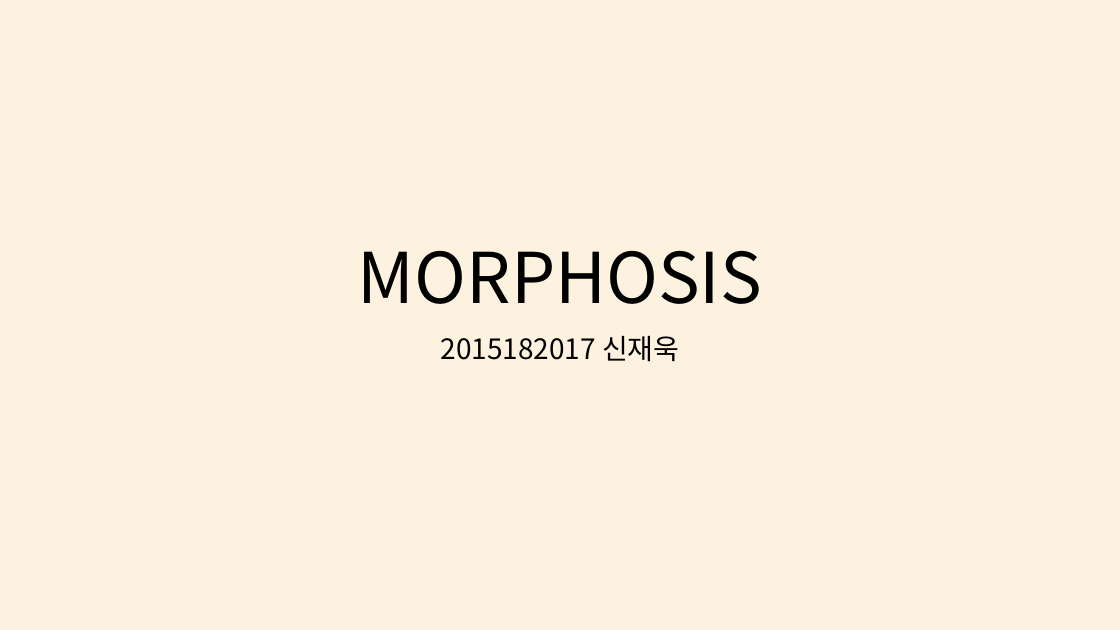
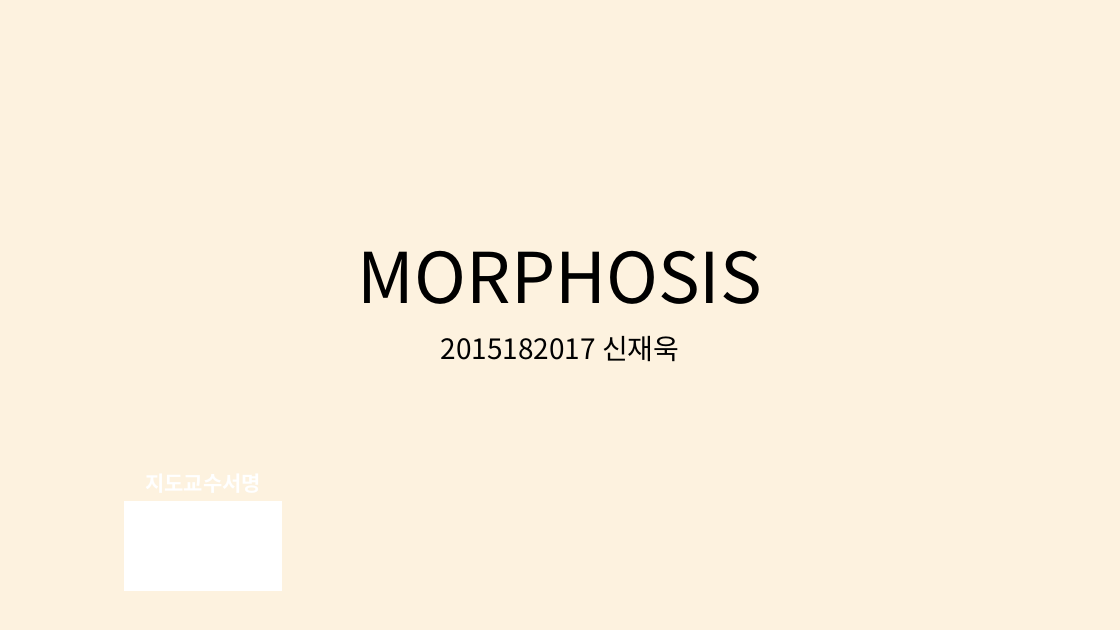
Before and after one commit to mado0421/morphosis, a slide deck: slide 1 of 문서/MORPHOSIS_중간_재발표_자료.pptx. Drawn at 1120x630 pixels with LibreOffice and Linux fonts; fonts in the diff are those of the drawing. Boxes give left, top, right and bottom in pixels: in the first picture for what was removed or moved away, otherwise in the second. Text is boxed around its words. In the diff, an @@ line names an element or a change of style, - is before the commit and + after.

Commit message:
발표자료 업로드
- 중간발표 자료
- 중간발표 자료(글꼴 수정 및 서명용)
- 재심사 청구서

```diff
--- a/문서/MORPHOSIS_중간_재발표_자료.pptx
+++ b/문서/MORPHOSIS_중간_재발표_자료.pptx
@@ table added at [124,462,282,592], 2 rows, 1 columns @@
+지도교수서명
+
```
Also in this commit, not shown: 11 other files.
